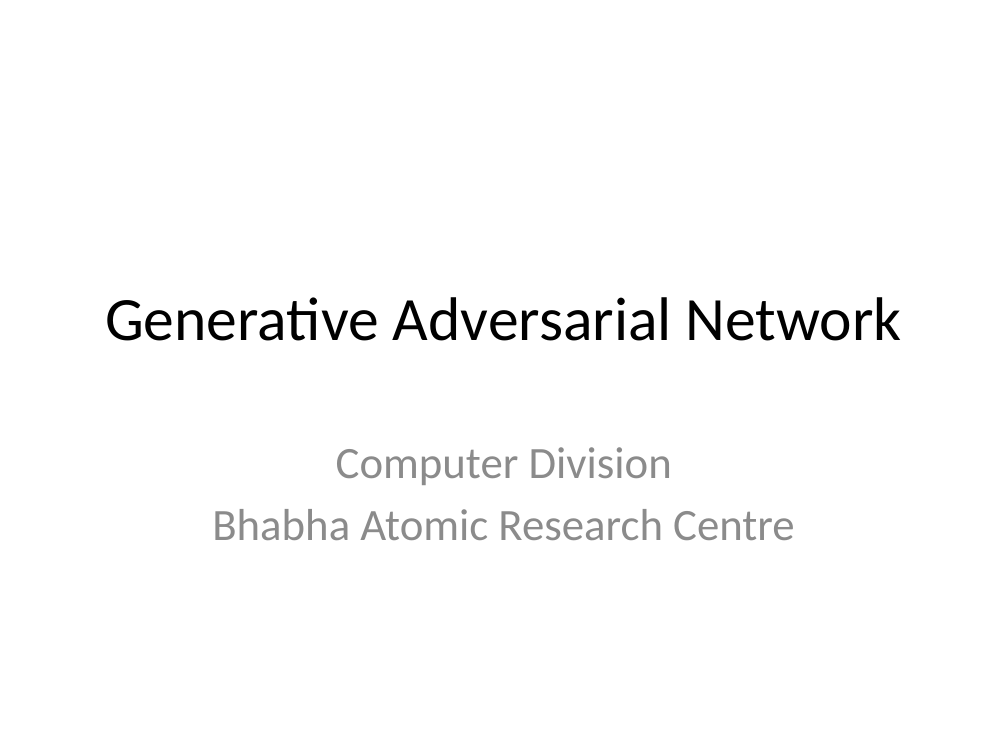
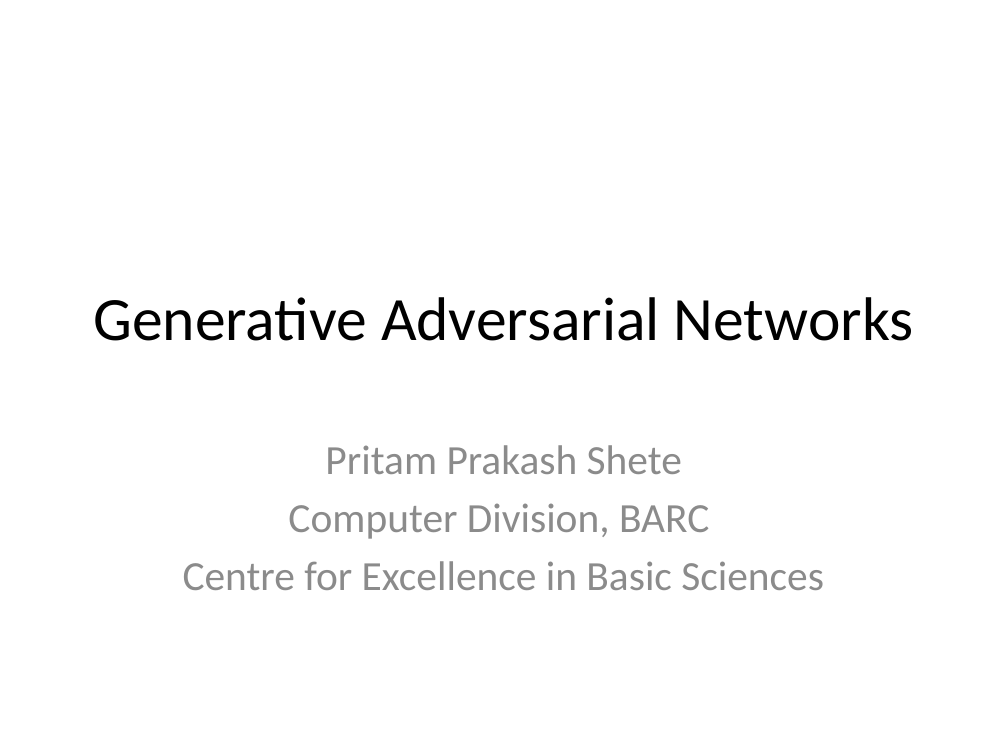
Before and after one commit to look4pritam/GenerativeAdversarialNetworks, a slide deck: slide 1 of Presentations/GenerativeAdversarialNetwork.pptx. Drawn at 1008x756 pixels with LibreOffice and Linux fonts; fonts in the diff are those of the drawing. Boxes give left, top, right and bottom in pixels: in the first picture for what was removed or moved away, otherwise in the second. Text is boxed around its words. In the diff, an @@ line names an element or a change of style, - is before the commit and + after.

```diff
--- a/Presentations/GenerativeAdversarialNetwork.pptx
+++ b/Presentations/GenerativeAdversarialNetwork.pptx
@@ title at box(93, 297, 914, 341): text changed @@
-Generative Adversarial Network
+Generative Adversarial Networks
@@ subtitle at box(183, 445, 824, 590): text changed; size 32 to 29.6 pt @@
-Computer Division
-Bhabha Atomic Research Centre
+Pritam Prakash Shete
+Computer Division, BARC
+Centre for Excellence in Basic Sciences
```
Also in this commit, not shown: 16 slides added, 1 slide removed.
